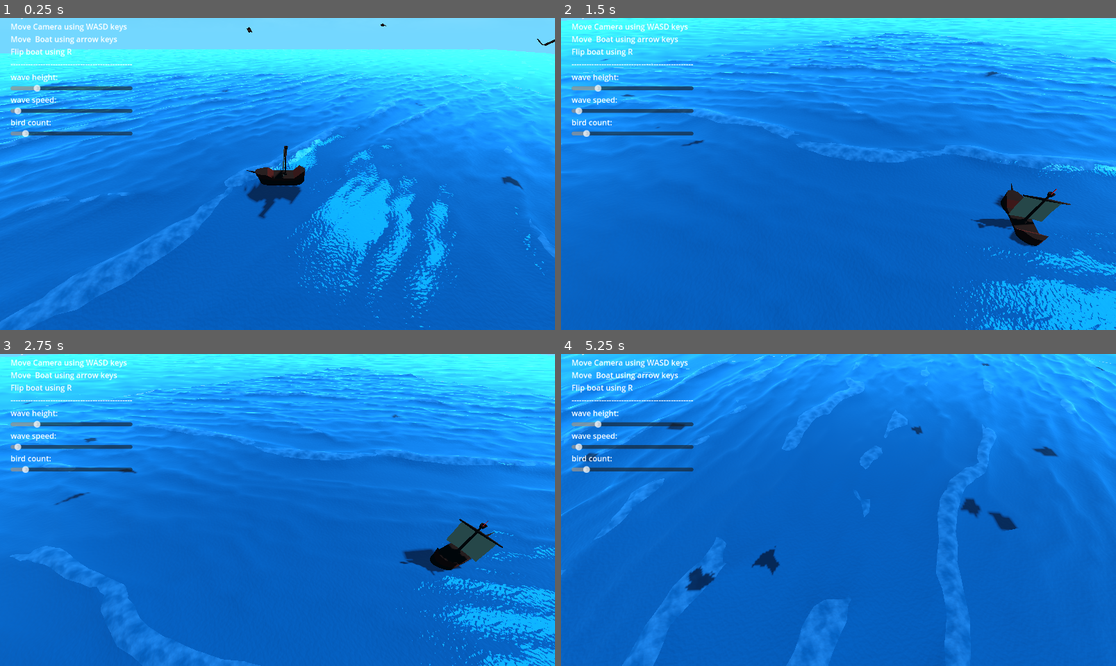
Above: before the commit, frames 1-4 (two rows, left to right).
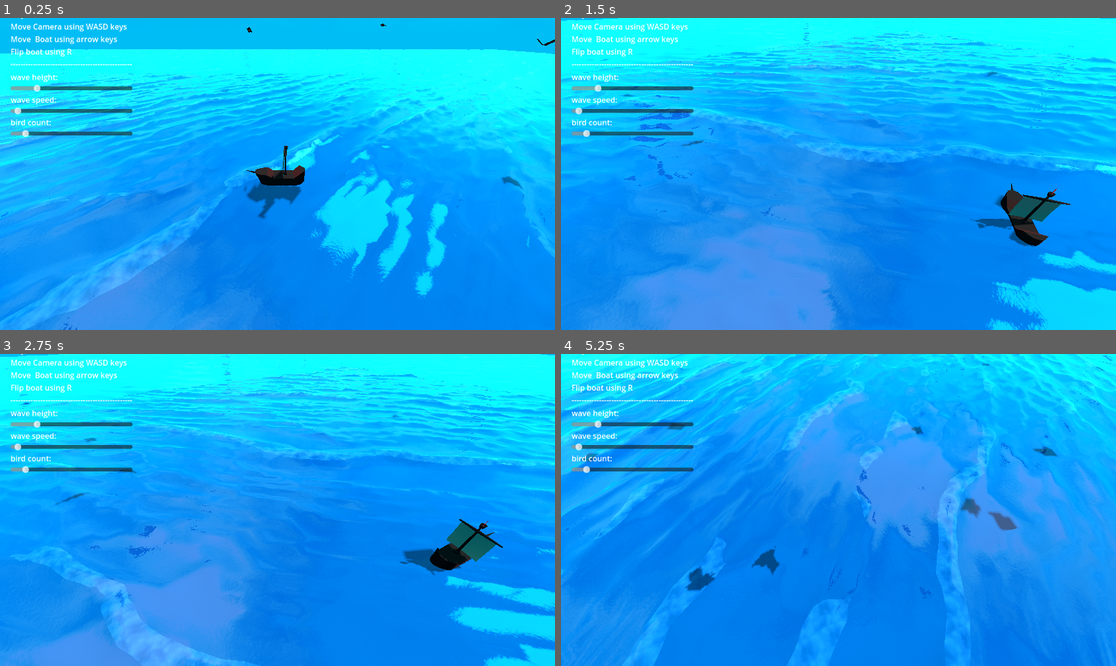
Above: after the commit, the same moments.

Repository: D0V4HKIIN/cs-341-computer-graphics-project
Game: Godot game, scene res://Main.tscn
Two runs of this game, one before a commit and one after it. Both use one fixed random seed, a clock stepped at 60 frames per second and the inputs below.
Inputs (mouse positions are in pixels of both pictures, inside the frame that each line leads up to):
- Up to frame 1 (0.25 s): no input
- Up to frame 2 (1.5 s): move the mouse to (960, 158) at 0.52 s; press the mouse at (960, 158) at 0.53 s; hold Right (boat_right) 0.53-1.28 s; move the mouse to (727, 189) at 1.27 s; release the mouse at (727, 189) at 1.28 s; hold Down (boat_back) from 1.28 s (still down); click (727, 189) at 1.35 s
- Up to frame 3 (2.75 s): move the mouse to (333, 441) at 2.02 s; release Down (boat_back) at 2.03 s; press the mouse at (333, 441) at 2.03 s; hold Right (boat_right) from 2.03 s (still down)
- Up to frame 4 (5.25 s): move the mouse to (810, 572) at 2.77 s; release Right (boat_right) at 2.78 s; release the mouse at (810, 572) at 2.78 s; hold Up (boat_forward) 2.78-3.53 s; click (810, 572) at 2.85 s; move the mouse to (1005, 556) at 3.52 s; press the mouse at (1005, 556) at 3.53 s; hold Left (boat_left) 3.53-5.03 s; move the mouse to (672, 463) at 4.27 s; release the mouse at (672, 463) at 4.28 s; click (672, 463) at 4.35 s; move the mouse to (866, 510) at 5.02 s; press the mouse at (866, 510) at 5.03 s; hold Down (boat_back) from 5.03 s (still down)

The runs differ from the first frame. In frame 1, 98% of the frame differs, in the area x 0-100%, y 0-100%; in frame 2, 97%; in frame 3, 97%; in frame 4, 99%.

Commit message:
reflections!

Diff:
--- a/seas-341_captain_hooks_black_pearl/Birds/manyBirds.gd
+++ b/seas-341_captain_hooks_black_pearl/Birds/manyBirds.gd
@@ -1,3 +1,4 @@
+@tool
 extends MultiMeshInstance3D
 
 @onready var box = $"../birds/Box"
--- a/seas-341_captain_hooks_black_pearl/Main.tscn
+++ b/seas-341_captain_hooks_black_pearl/Main.tscn
@@ -11,7 +11,7 @@
 
 [sub_resource type="ShaderMaterial" id="ShaderMaterial_cb2s5"]
 shader = ExtResource("1_8mn5p")
-shader_parameter/skyColor = Color(0.352941, 0.72549, 1, 1)
+shader_parameter/skyColor = Color(0, 0.603922, 0.92549, 1)
 shader_parameter/add_clouds = true
 shader_parameter/clouds_below = false
 shader_parameter/cloud_scale = 0.25
@@ -30,6 +30,7 @@
 [sub_resource type="Environment" id="Environment_ww4o1"]
 background_mode = 2
 sky = SubResource("Sky_0uvdm")
+reflected_light_source = 2
 tonemap_mode = 2
 
 [node name="Main" type="Node"]
@@ -64,3 +65,9 @@
 
 [node name="rotating_camera" type="Camera3D" parent="."]
 script = ExtResource("8_h4a2x")
+
+[node name="ReflectionProbe" type="ReflectionProbe" parent="."]
+update_mode = 1
+size = Vector3(1000, 1000, 1000)
+origin_offset = Vector3(0, 10, 0)
+mesh_lod_threshold = 0.0
--- a/seas-341_captain_hooks_black_pearl/water_noise_based_material.tres
+++ b/seas-341_captain_hooks_black_pearl/water_noise_based_material.tres
@@ -8,14 +8,14 @@
 [sub_resource type="NoiseTexture2D" id="NoiseTexture2D_dktfb"]
 seamless = true
 as_normal_map = true
-bump_strength = 6.0
+bump_strength = 1.0
 noise = SubResource("FastNoiseLite_mhybr")
 
 [resource]
 render_priority = 0
 shader = ExtResource("1_whmqm")
 shader_parameter/water_displacement = Vector2(0, 0)
-shader_parameter/cpu_time = 2.02315
+shader_parameter/cpu_time = 573.322
 shader_parameter/height_scale = 2.0
 shader_parameter/noise_frequency = 0.05
 shader_parameter/wave_speed = 0.05
